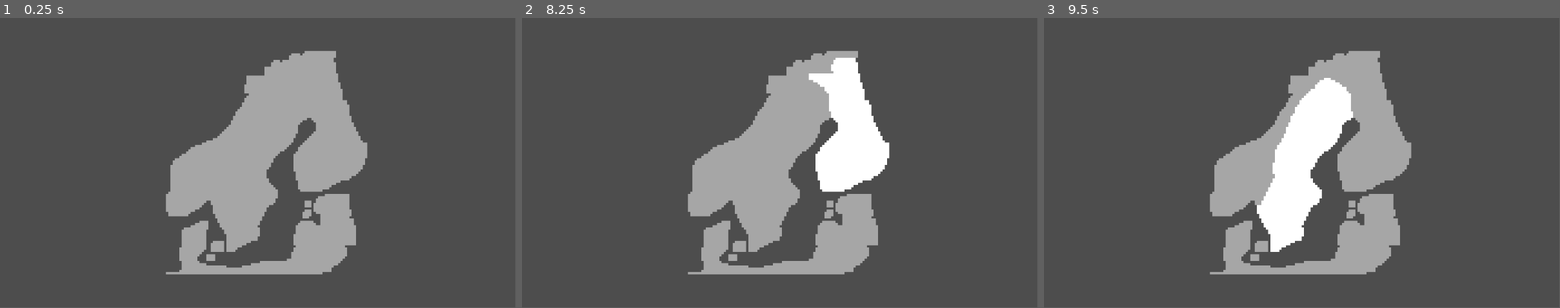
Above: before the commit, frames 1-3 (left to right).
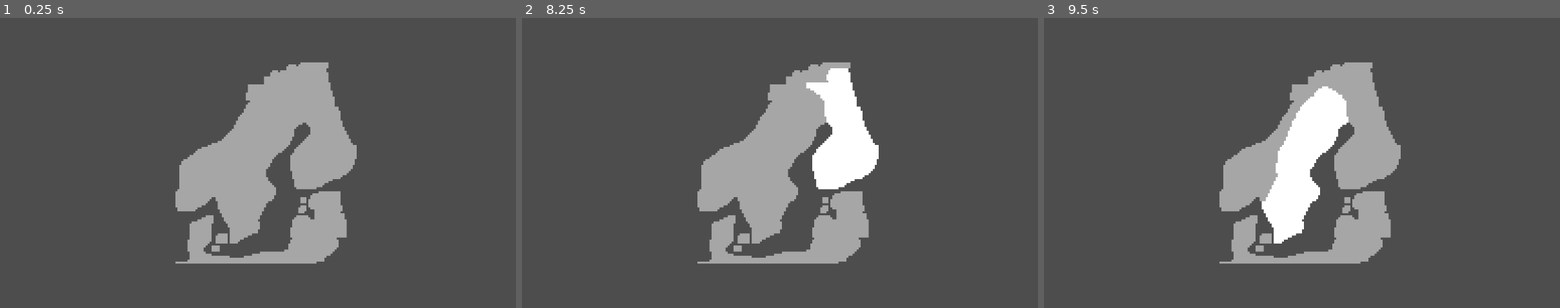
Above: after the commit, the same moments.

Repository: Thomas-Holtvedt/TutorialMap2D
Game: Godot game, scene res://Scenes/Main.tscn
Two runs of this game, one before a commit and one after it. Both use one fixed random seed, a clock stepped at 60 frames per second and the inputs below.
Inputs (mouse positions are in pixels of both pictures, inside the frame that each line leads up to):
- Up to frame 1 (0.25 s): no input
- Up to frame 2 (8.25 s): tap Enter at 0.5, 2, 3.5 s; move the mouse to (666, 49) at 0.52 s; click (666, 49) at 0.67 s; tap Space at 1.25, 2.75, 4.25 s; click (666, 49) at 1.42 s; click (666, 49) at 2.17 s; click (666, 49) at 2.92 s; click (666, 49) at 3.67 s; click (666, 49) at 4.42 s; click (666, 49) at 5.17 s; click (666, 49) at 5.92 s; move the mouse to (893, 148) at 6.52 s; click (893, 148) at 6.67 s; move the mouse to (676, 177) at 7.27 s; click (676, 177) at 7.42 s; move the mouse to (831, 99) at 8.02 s; click (831, 99) at 8.17 s
- Up to frame 3 (9.5 s): move the mouse to (1276, 221) at 8.77 s; click (1276, 221) at 8.92 s
In our replay, the window is 799x449 before the commit and 800x450 after it. These sizes can differ from the game's own. Grey fills any space a smaller window leaves; there, only what the larger window draws over its background counts as a difference.

The runs differ from the first frame. In frame 1, 6.0% of the frame differs, in the area x 32-72%, y 11-89%; in frame 2, 6.4%; in frame 3, 6.6%.

Commit message:
Upgrade project to Godot 4.7

Diff:
--- a/Scenes/Main.tscn
+++ b/Scenes/Main.tscn
@@ -1,17 +1,17 @@
-[gd_scene load_steps=3 format=3 uid="uid://rrqjn7jc4klt"]
+[gd_scene format=3 uid="uid://rrqjn7jc4klt"]
 
-[ext_resource type="Script" path="res://Scenes/Main.gd" id="1_iy2ag"]
+[ext_resource type="Script" uid="uid://ctrqm00lrddcg" path="res://Scenes/Main.gd" id="1_iy2ag"]
 [ext_resource type="Texture2D" uid="uid://dhthx6h00wk8n" path="res://Map_data/region_map.png" id="2_e3kbw"]
 
-[node name="Main" type="Node2D"]
+[node name="Main" type="Node2D" unique_id=1195241388]
 script = ExtResource("1_iy2ag")
 
-[node name="Sprite2D" type="Sprite2D" parent="."]
+[node name="Sprite2D" type="Sprite2D" parent="." unique_id=1370257171]
 texture = ExtResource("2_e3kbw")
 centered = false
 
-[node name="Regions" type="Node2D" parent="."]
+[node name="Regions" type="Node2D" parent="." unique_id=1742944538]
 
-[node name="Camera2D" type="Camera2D" parent="."]
+[node name="Camera2D" type="Camera2D" parent="." unique_id=1212239380]
 offset = Vector2(50, 50)
 zoom = Vector2(5, 5)
--- a/project.godot
+++ b/project.godot
@@ -8,12 +8,22 @@
 
 config_version=5
 
+[animation]
+
+compatibility/default_parent_skeleton_in_mesh_instance_3d=true
+
 [application]
 
 config/name="TutorialMap"
 run/main_scene="res://Scenes/Main.tscn"
-config/features=PackedStringArray("4.2", "Forward Plus")
+config/features=PackedStringArray("4.7", "Forward Plus")
 config/icon="res://icon.svg"
+
+[display]
+
+window/size/viewport_width=1280
+window/size/viewport_height=720
+window/stretch/mode="viewport"
 
 [dotnet]
 
Not shown, changed: Map_data/region_map.png.import
Not shown, changed: Map_data/regions.txt
Not shown, added: Scenes/Main.gd.uid
Not shown, added: Scenes/Region_Area.gd.uid
Not shown, changed: icon.svg.import
